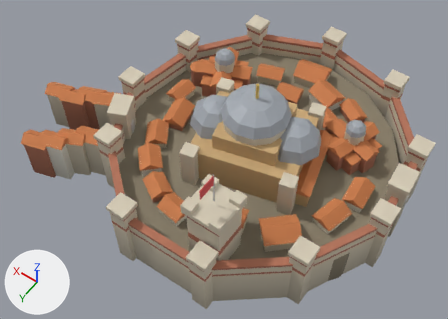
What one commit did to the glTF model game/assets/models/settlements/city_byz_a.glb.
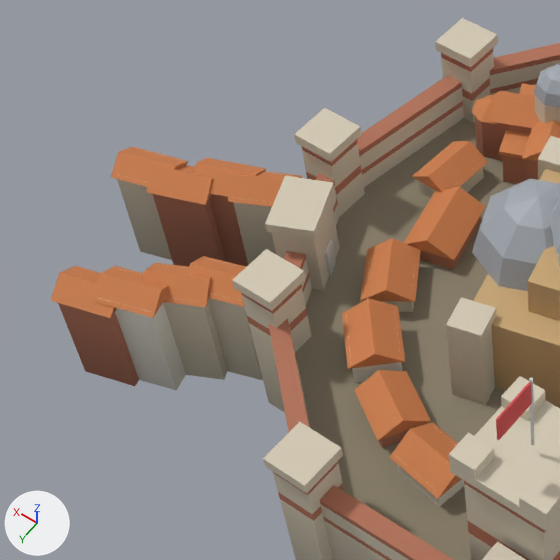
Old and new are each drawn whole from a 50 mm lens placed at (-1.88, 3.13, 4.51), pointed at (0.14, 0.3, 0.05) and again close up on the part from 0% to 50% of the width and 7% to 78% of the height. Every picture has the same lights, and +X, +Y and +Z are marked at lower left. The last two pictures show the newer version. Vertices at exactly the same position are counted once.

The first close-up shows 'city_byz_a'.
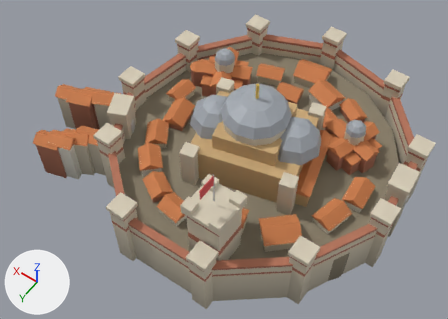
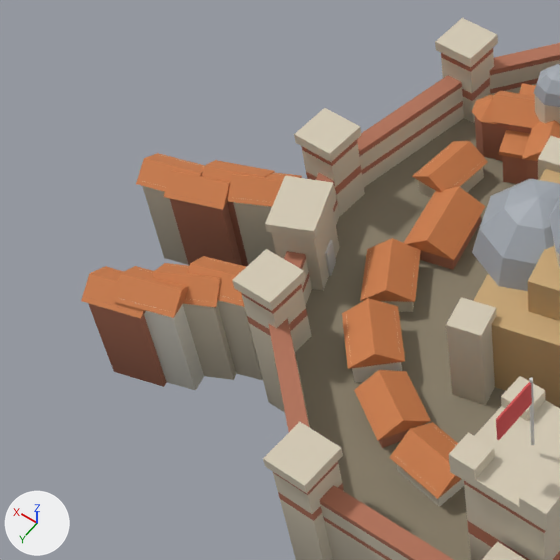
The newer file is also turned or shifted as a whole; pictures and numbers use the older file's frame.

Diff of the bpy script that builds the scene:
```diff
--- a/game/assets/models/settlements/city_byz_a.glb.py
+++ b/game/assets/models/settlements/city_byz_a.glb.py
@@ me_cylinder @@
 # used by ob_city_byz_a; location = (0.0, 0.0, -0.165)
-me_cylinder.from_pydata(...)  # 1513 vertices, 2568 faces; spans x -1.44..2.07, y -1.51..1.44, z -0.19..1.19
+me_cylinder.from_pydata(...)  # 1513 vertices, 2568 faces; spans x -1.44..1.97, y -1.51..1.44, z -0.19..1.19
+# me_cylinder part 1: the loose piece of 8 vertices spanning x 1.27..1.53, y 0.82..1.05, z -0.19..0.29 is moved by (-0.03, -0.02, 0.0)
+# me_cylinder part 2: the loose piece of 8 vertices spanning x 1.8..2.06, y 0.46..0.67, z -0.19..0.28 is moved by (-0.11, -0.03, 0.0)
+# me_cylinder part 3: the loose piece of 8 vertices spanning x 1.5..1.76, y 0.32..0.54, z -0.19..0.29 is moved by (-0.04, -0.01, 0.0)
+# me_cylinder part 4: the loose piece of 8 vertices spanning x 1.64..1.9, y 0.43..0.64, z -0.19..0.27 is moved by (-0.07, -0.02, 0.0)
+# me_cylinder part 5: the loose piece of 8 vertices spanning x 1.53..1.78, y 1.04..1.24, z -0.19..0.27 is moved by (-0.09, -0.06, 0.0)
+# me_cylinder part 6: the loose piece of 6 vertices spanning x 1.48..1.78, y 0.3..0.56, z 0.28..0.34 is moved by (-0.04, -0.01, 0.0)
+# me_cylinder part 7: the loose piece of 6 vertices spanning x 1.25..1.55, y 0.8..1.07, z 0.28..0.34 is moved by (-0.03, -0.02, 0.0)
+# me_cylinder part 8: the loose piece of 6 vertices spanning x 1.62..1.92, y 0.41..0.66, z 0.26..0.32 is moved by (-0.07, -0.02, 0.0)
+# me_cylinder part 9: the loose piece of 6 vertices spanning x 1.37..1.66, y 0.94..1.19, z 0.29..0.35 is moved by (-0.06, -0.04, 0.0)
+# me_cylinder part 10: the loose piece of 6 vertices spanning x 1.78..2.07, y 0.44..0.69, z 0.27..0.33 is moved by (-0.11, -0.03, 0.0)
+# me_cylinder part 11: the loose piece of 6 vertices spanning x 1.51..1.8, y 1.02..1.26, z 0.26..0.32 is moved by (-0.09, -0.06, 0.0)
+# me_cylinder part 12: the loose piece of 8 vertices spanning x 1.38..1.64, y 0.96..1.17, z -0.19..0.3 is moved by (-0.06, -0.04, 0.0)
 me_cylinder.materials.append(mat_dirt)
```

Changed parts and their boxes [x1, y1, x2, y2] in the close-ups (560 x 560 px; the box of a moved part takes in the faces that stretch with it):
'city_byz_a', reshaped: before [51, 18, 560, 560]; after [81, 18, 560, 560]
part 1 of me_cylinder, moved or reshaped: before [157, 264, 227, 380]; after [174, 265, 236, 380]
part 2 of me_cylinder, moved or reshaped: before [117, 150, 172, 260]; after [143, 155, 204, 265]
part 3 of me_cylinder, moved or reshaped: before [209, 159, 260, 267]; after [227, 163, 261, 267]
part 4 of me_cylinder, moved or reshaped: before [153, 189, 225, 267]; after [169, 193, 242, 266]
part 5 of me_cylinder, moved or reshaped: before [57, 268, 139, 386]; after [86, 269, 167, 387]
part 6 of me_cylinder, moved or reshaped: before [193, 158, 266, 197]; after [202, 160, 275, 198]
part 7 of me_cylinder, moved or reshaped: before [143, 263, 211, 307]; after [153, 263, 221, 308]
part 8 of me_cylinder, moved or reshaped: before [146, 165, 213, 205]; after [164, 170, 231, 210]
part 9 of me_cylinder, moved or reshaped: before [92, 266, 168, 318]; after [113, 266, 188, 318]
part 10 of me_cylinder, moved or reshaped: before [111, 147, 189, 187]; after [136, 153, 204, 192]
part 11 of me_cylinder, moved or reshaped: before [51, 266, 117, 318]; after [81, 266, 146, 318]
part 12 of me_cylinder, moved or reshaped: before [100, 270, 186, 390]; after [120, 269, 204, 390]
